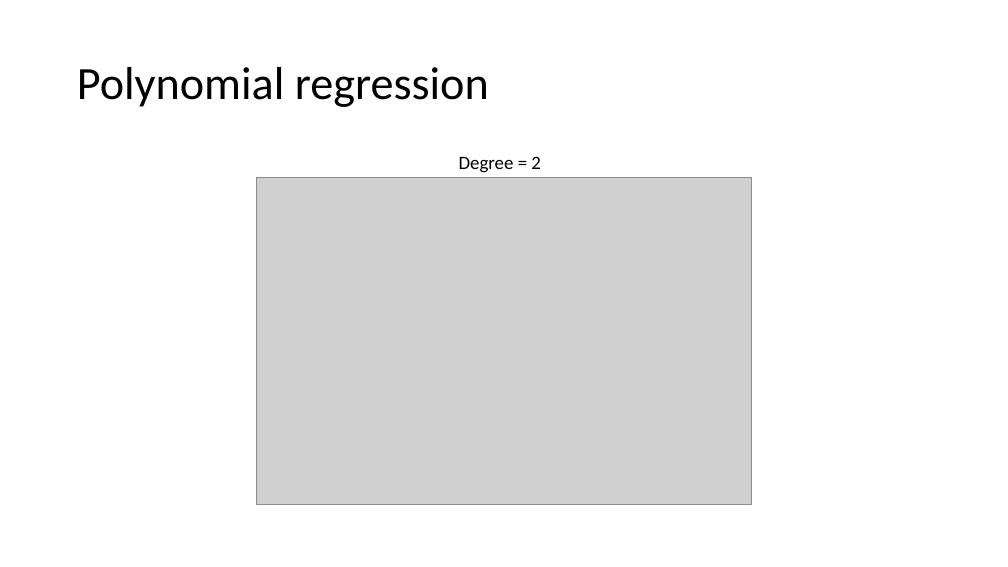
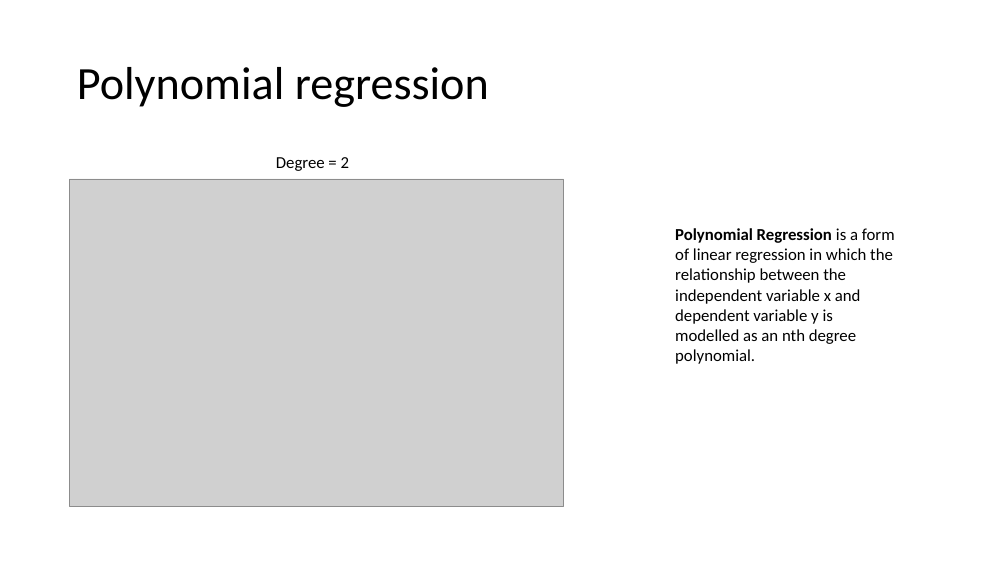
Before and after one commit to Phophism/python_project, a slide deck: slide 16 of Presentation.pptx (slide 14 before the commit). Drawn at 1008x567 pixels with LibreOffice and Linux fonts; fonts in the diff are those of the drawing; grey boxes stand for pictures. Boxes give left, top, right and bottom in pixels: in the first picture for what was removed or moved away, otherwise in the second. Text is boxed around its words. In the diff, an @@ line names an element or a change of style, - is before the commit and + after.

Commit message:
Adding infomation for presentation - overview - data prepration - model - visualization - conclusion

```diff
--- a/Presentation.pptx
+++ b/Presentation.pptx
@@ text "Degree = 2" moved from (x1=459, y1=156, x2=541, y2=173) to (x1=276, y1=157, x2=349, y2=171) @@
@@ text "Degree = 2" at (x1=276, y1=157, x2=349, y2=171): size 18 to 16 pt @@
@@ picture moved from (x1=257, y1=178, x2=752, y2=505) to (x1=70, y1=179, x2=564, y2=507) @@
@@ text added at (x1=675, y1=228, x2=895, y2=364), 16 pt, text #000000 @@
+Polynomial Regression is a form of linear regression in which the relationship between the independent variable x and dependent variable y is modelled as an nth degree polynomial.
```
Also in this commit, not shown: 10 other slides changed, 12 slides added, 6 slides removed.
